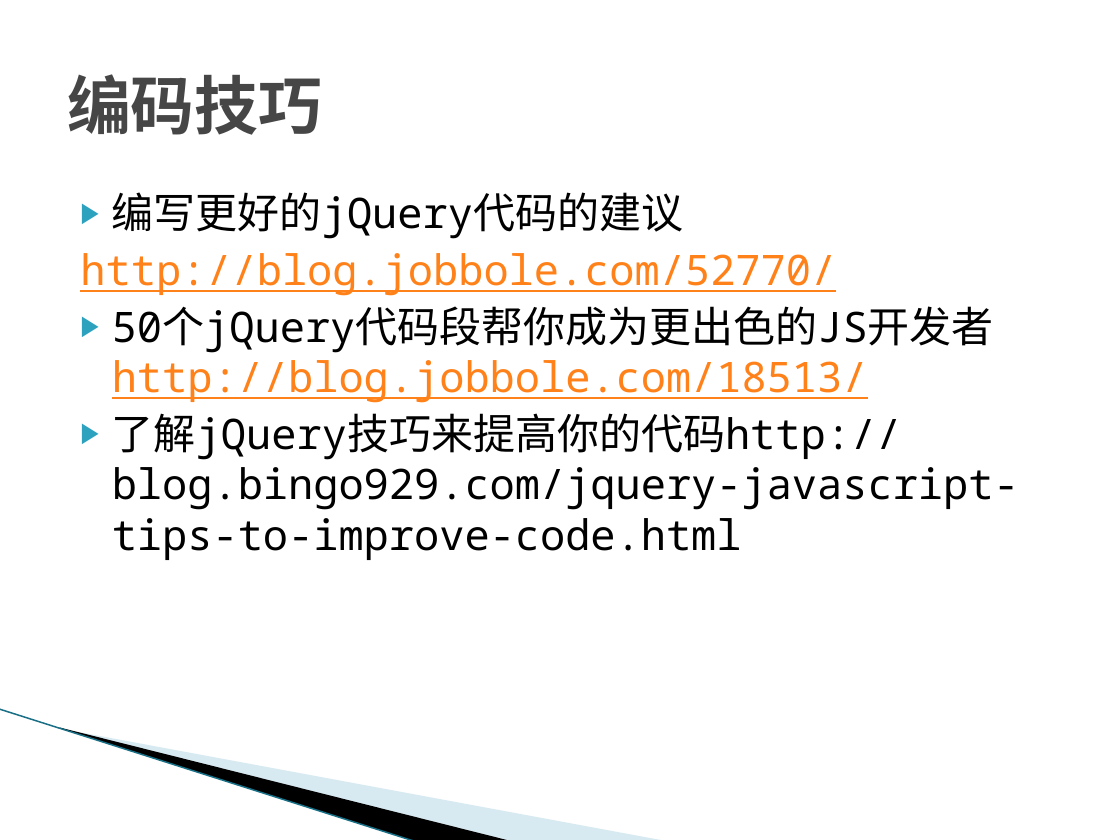
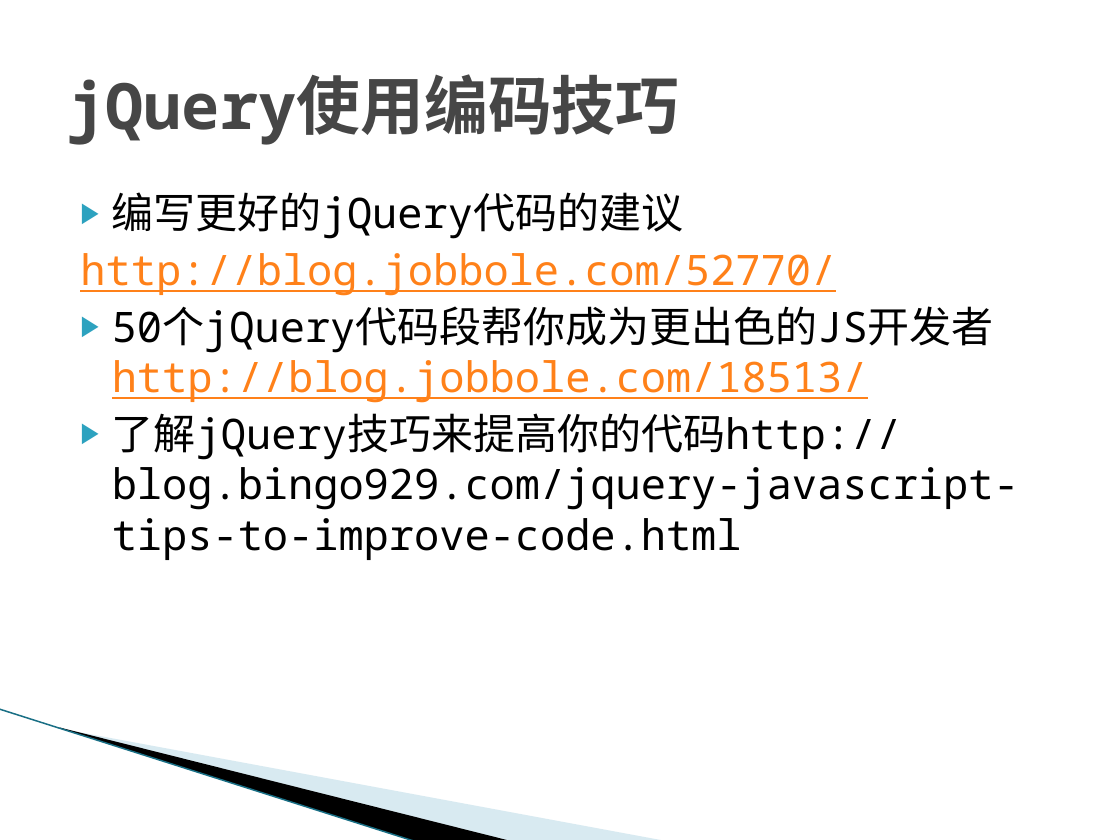
Before and after one commit to temberature/squery, a slide deck: slide 41 of doc/jQuery源码鉴赏.pptx (slide 13 before the commit). Drawn at 1120x840 pixels with LibreOffice and Linux fonts; fonts in the diff are those of the drawing; background and template pictures are left out. Boxes give left, top, right and bottom in pixels: in the first picture for what was removed or moved away, otherwise in the second. Text is boxed around its words. In the diff, an @@ line names an element or a change of style, - is before the commit and + after.

```diff
--- a/doc/jQuery源码鉴赏.pptx
+++ b/doc/jQuery源码鉴赏.pptx
@@ title at (x1=67, y1=74, x2=679, y2=145): text changed @@
-编码技巧
+jQuery使用编码技巧
```
Also in this commit, not shown: 7 other slides changed, 28 slides added, 7 slides removed, 24 other files.
